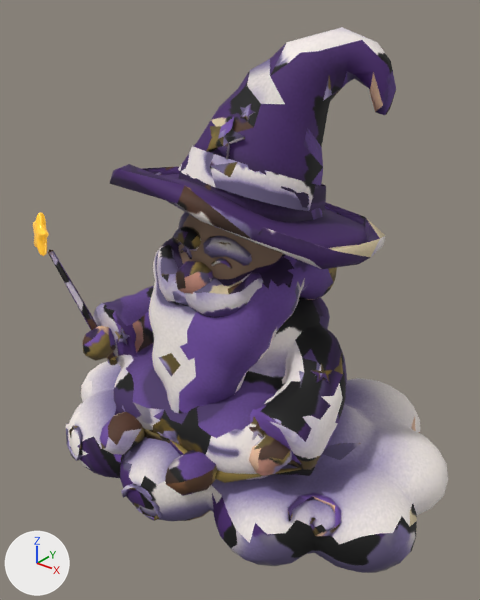
A saved change to the glTF model assets/models/characters/wizard_cloud.glb.
Both versions are drawn from a 50 mm lens placed at (1.281, -1.607, 1.739), pointed at (0.003, -0.01, 0.749). Every picture has the same lights, and +X, +Y and +Z are marked at lower left. The older version comes first. Where no turn or scale is listed for an object, it has been applied to the vertices. Vertices at exactly the same position are counted once.

Objects in the first picture: 'cloud', 'wizard' and 1 more.
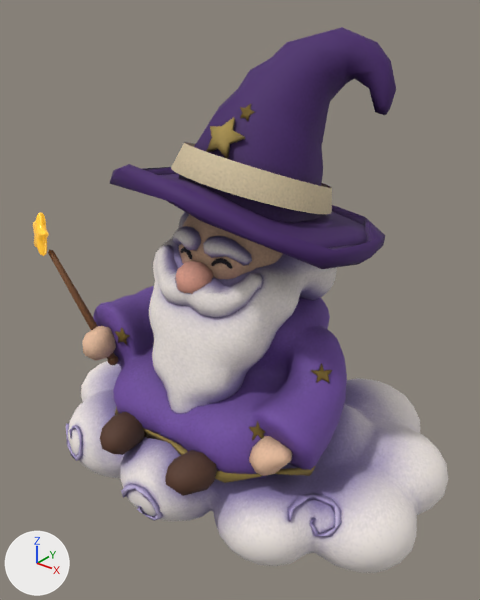
Pixel boxes (x1, y1, x2, y2) of what changed, in the pictures (480 x 600 px; the box of a moved part takes in the faces that stretch with it):
part 1 of me_cloud, surface changed (lighter)
    both: (66, 381, 420, 573)
part 2 of me_wizard, rebuilt (9% wider, 9% taller)
    before: (178, 145, 326, 211)
    after: (171, 142, 332, 214)
part 3 of me_wizard, moved or reshaped
    both: (186, 299, 216, 318)
part 4 of me_wizard, surface changed
    both: (48, 27, 396, 496)

What changed in the scene script:
```text
Change me_cloud:
    where me_cloud.from_pydata(...)  # 1306 vertices, 2596 faces; spans x -0.77..0.75, y -0.53..0.56, z 0.0..0.45
    used by ob_cloud; location = (0.0, 0.0, 0.0)
    me_cloud part 1: texture (UV) coordinates of 1150 of 2596 faces, centred in x -0.77..0.75, y -0.53..0.55, z 0.04..0.39, changed; they spanned u 0.0..0.99, v 0.0..0.99 and now span u 0.0..0.99, v 0.0..0.99
Change me_wizard:
    used by ob_wizard; location = (0.0, 0.0, 0.0)
    remove me_wizard.from_pydata(...)  # 3837 vertices, 7524 faces; spans x -0.599..0.477, y -0.528..0.46, z 0.26..1.604
    add me_wizard.from_pydata(...)  # 3847 vertices, 7518 faces; spans x -0.599..0.477, y -0.528..0.46, z 0.26..1.604
    me_wizard part 2: the loose piece of 47 vertices spanning x -0.24..0.242, y -0.182..0.284, z 1.048..1.279 is rebuilt with 60 vertices and now spans x -0.261..0.271, y -0.209..0.304, z 1.042..1.284
    me_wizard part 3: 2 vertices removed from x 0.043..0.077, y -0.271..-0.265, z 0.813..0.823; 1 vertex added at x 0.06, y -0.27, z 0.816
    me_wizard part 4: 6281 kept faces spanning x -0.599..0.477, y -0.528..0.46, z 0.272..1.604 get new texture (UV) coordinates
    other edits to the shape of me_wizard do not show in these pictures
```
